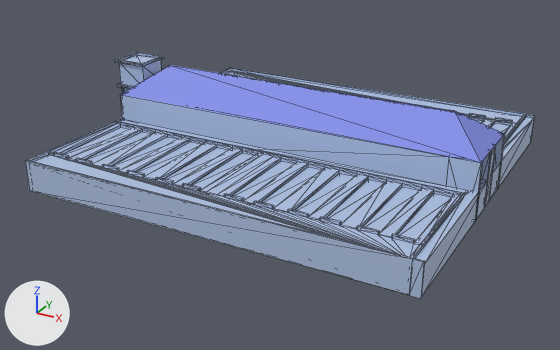
The glTF model src/assets/3d/solid/models/C_Filter.glb, before and after one commit.
One viewpoint serves both versions: a 50 mm lens placed at (50.9, -93.7, 38.0), pointed at (1.2, -3.4, -7.2). The axes (+X, +Y, +Z) are drawn at lower left. The lights are the same throughout. The older version comes first. Mesh edges are drawn as thin lines. Where no turn or scale is listed for an object, it has been applied to the vertices. Vertices at exactly the same position are counted once.

Names of what the first picture shows: 'Floor1', 'Roof'.
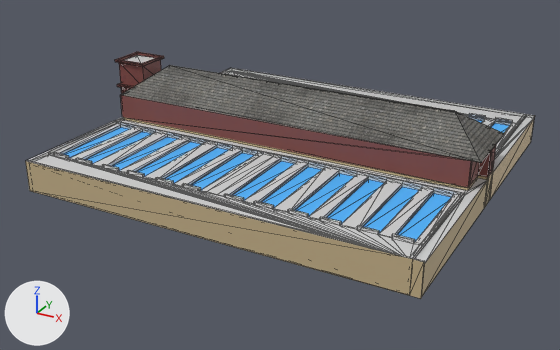
The newer file is also turned or shifted as a whole; pictures and numbers use the older file's frame.

Boxes (x1, y1, x2, y2) around the edits, measured in the pictures (560 x 350 px):
'Roof', surface changed (blue to grey)
    both: (115, 52, 505, 163)
part 1 of me_mesh_018, cut back
    before: (268, 134, 505, 218)
    after: (121, 88, 496, 208)
part 2 of me_mesh_018, recoloured
    both: (26, 68, 534, 264)
part 3 of me_mesh_018, recoloured (blue to brown)
    both: (25, 115, 535, 298)
part 4 of me_mesh_018, recoloured
    both: (64, 120, 510, 241)
part 5 of me_mesh_013, surface changed (blue to grey)
    both: (115, 52, 505, 163)
part 6 of me_mesh_013, recoloured (blue to brown)
    both: (115, 52, 164, 89)
part 7 of me_mesh_013, recoloured
    both: (125, 55, 154, 63)

What changed in the scene script:
```text
Add img_wall2:
    img_wall2 = load_image('wall2', '_unpacked/wall2', 320, 256, 'sRGB')
Add img_ground:
    img_ground = load_image('ground', '_unpacked/ground', 256, 384, 'sRGB')
Add img_window:
    img_window = load_image('window', '_unpacked/window', 512, 512, 'sRGB')
Add img_wall1:
    img_wall1 = load_image('wall1', '_unpacked/wall1', 512, 512, 'sRGB')
Add img_gate:
    img_gate = load_image('gate', '_unpacked/gate', 1024, 1024, 'sRGB')
Add img_roof:
    img_roof = load_image('roof', '_unpacked/roof', 512, 512, 'sRGB')
Change mat_roof:
    remove mat_roof.base_color = (0.224, 0.271, 0.8)  # blue #828ee7
    add mat_roof.texture = img_roof
Add mat_wall2:
    mat_wall2 = principled_material('wall2')
    mat_wall2.texture = img_wall2
    mat_wall2.roughness = 0.553
Add mat_ground:
    mat_ground = principled_material('ground')
    mat_ground.texture = img_ground
    mat_ground.roughness = 0.553
Add mat_window:
    mat_window = principled_material('window')
    mat_window.texture = img_window
    mat_window.roughness = 0.553
Add mat_wall1:
    mat_wall1 = principled_material('wall1')
    mat_wall1.texture = img_wall1
    mat_wall1.roughness = 0.553
Add mat_gate:
    mat_gate = principled_material('gate')
    mat_gate.texture = img_gate
    mat_gate.roughness = 0.553
Change me_mesh_018:
    used by ob_floor1; location = (0.0, 0.0, 0.0)
    remove me_mesh_018.from_pydata(...)  # 924 vertices, 2155 faces; spans x -28.0..30.4, y -25.9..25.8, z -6.5..1.5
    add me_mesh_018.from_pydata(...)  # 974 vertices, 2352 faces; spans x -28.0..30.4, y -25.9..25.8, z -6.5..1.5
    me_mesh_018 part 1: 1 vertex moved within x -24.9, y 2.0, z 1.5; 20 vertices removed from x -25.3..30.4, y -5.7..5.7, z -6.5..1.5; 70 vertices added at x -28.0..30.4, y -5.7..5.7, z -2.1..1.5
    me_mesh_018 part 2: 1214 faces spanning x -27.7..30.4, y -25.9..25.8, z -6.5..-2.1 switch from mat_wall (blue #afc2e3) to mat_ground (picture img_ground)
    me_mesh_018 part 3: 599 faces spanning x -28.0..30.4, y -25.9..25.8, z -6.5..-2.1 switch from mat_wall (blue #afc2e3) to mat_wall1 (picture img_wall1)
    me_mesh_018 part 4: 48 faces spanning x -24.1..28.0, y -21.7..21.6, z -2.9 switch from mat_wall (blue #afc2e3) to mat_window (picture img_window)
    remove me_mesh_018.materials.append(mat_door)  # green #00ff00
    add me_mesh_018.materials.append(mat_gate)  # picture img_gate
    add me_mesh_018.materials.append(mat_wall2)  # picture img_wall2
Change me_mesh_013:
    where me_mesh_013.from_pydata(...)  # 38 vertices, 72 faces; spans x -28.4..30.4, y -5.7..5.7, z 1.5..5.9
    used by ob_roof; location = (0.0, 0.0, 0.0)
    me_mesh_013 part 5: 72 kept faces spanning x -28.4..30.4, y -5.7..5.7, z 1.5..5.9 get new texture (UV) coordinates
    me_mesh_013 part 6: 64 faces spanning x -28.4..-23.0, y -2.7..2.7, z 1.5..5.9 switch from mat_wall (blue #afc2e3) to mat_wall2 (picture img_wall2)
    me_mesh_013 part 7: 2 faces spanning x -28.0..-23.4, y -2.3..2.3, z 5.5 switch from mat_wall (blue #afc2e3) to mat_ground (picture img_ground)
```
